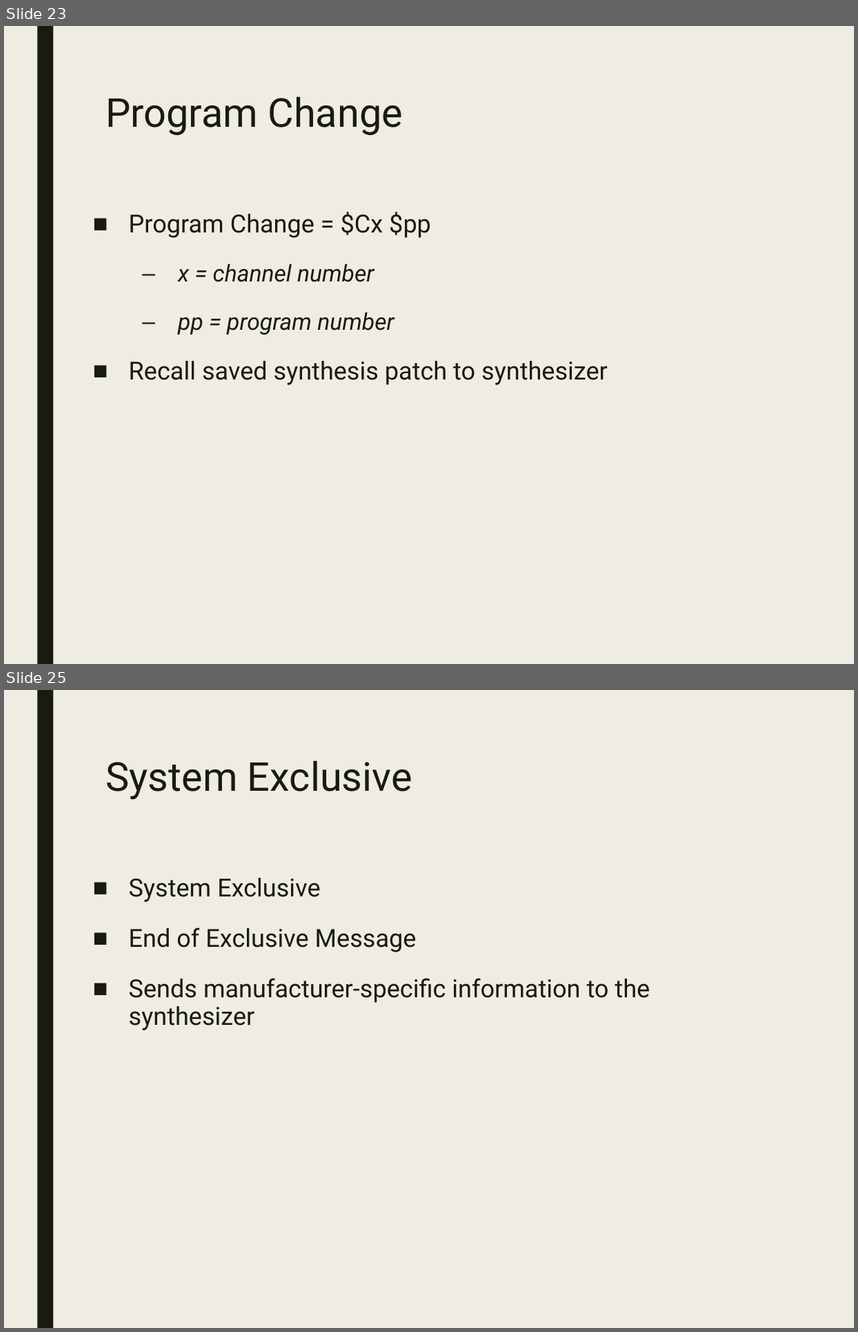
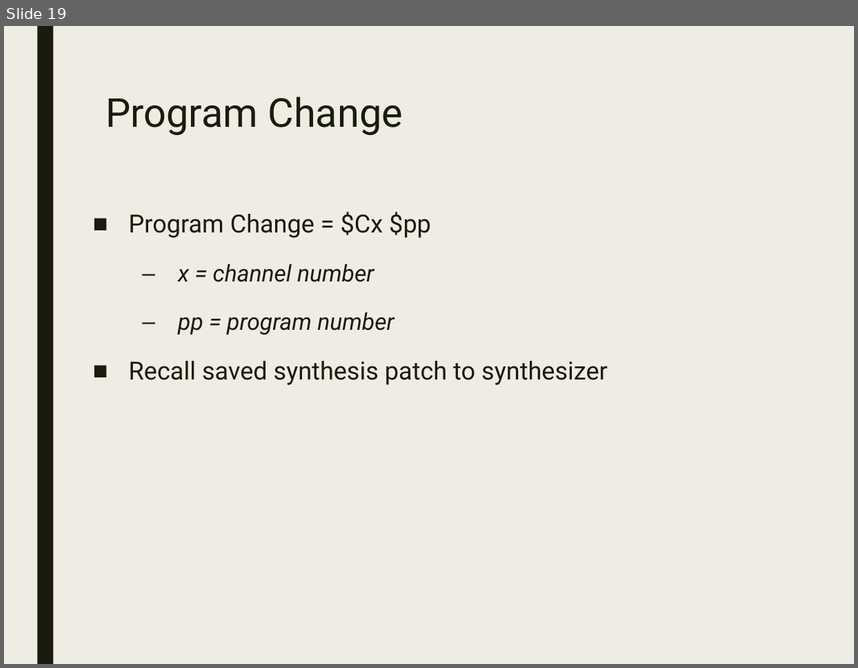
Before and after one commit to lsu-emdm/Max-at-LSU, a slide deck: fall_2022/presentations/Representing Musical Information.pptx. Shown one above the other, each under a label of ours: slides 23 and 25 before the commit, slide 19 after it; the slides between them are not shown. The pictures are 858x1332 and 858x668 pixels, drawn with LibreOffice and Linux fonts; fonts in the diff are those of the drawing. Boxes give left, top, right and bottom in pixels: in the first picture for what was removed or moved away, otherwise in the second. Text is boxed around its words. In the diff, an @@ line names an element or a change of style, - is before the commit and + after.

```diff
--- a/fall_2022/presentations/Representing Musical Information.pptx
+++ b/fall_2022/presentations/Representing Musical Information.pptx
@@ slide 25 removed at [4,690,854,1328], background #EFEDE3; not listed: 1 template element that a slide beside it also shows @@
@@ title removed at [105,760,412,800] @@
-System Exclusive
@@ text removed at [129,878,650,1030] @@
-■ System Exclusive
-■ End of Exclusive Message
-■ Sends manufacturer-specific information to the synthesizer
@@ what was slide 23 is now slide 19 @@
```
Also in this commit, not shown: 1 slide changed, 7 other slides removed, 18 other files.
